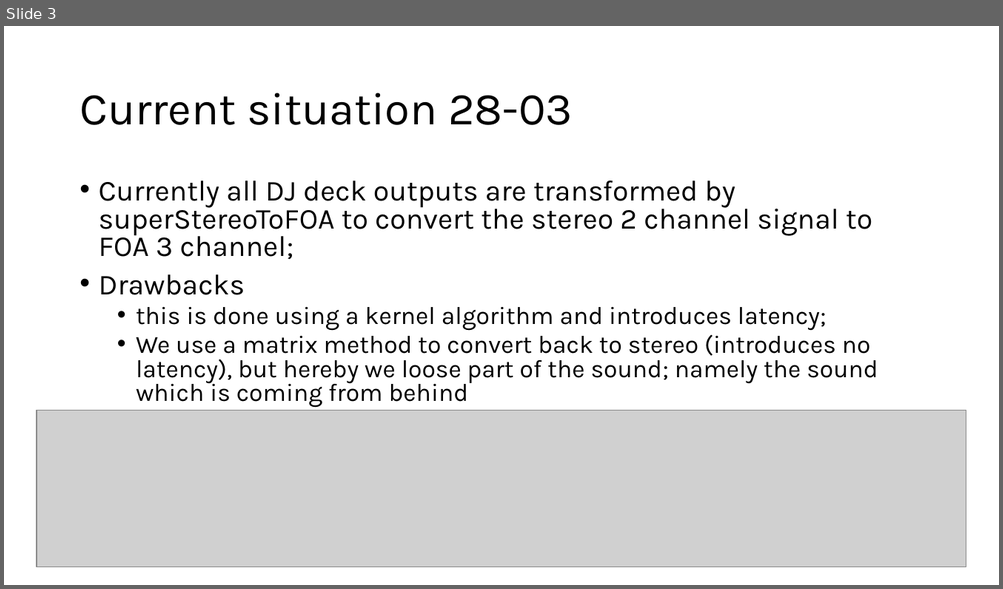
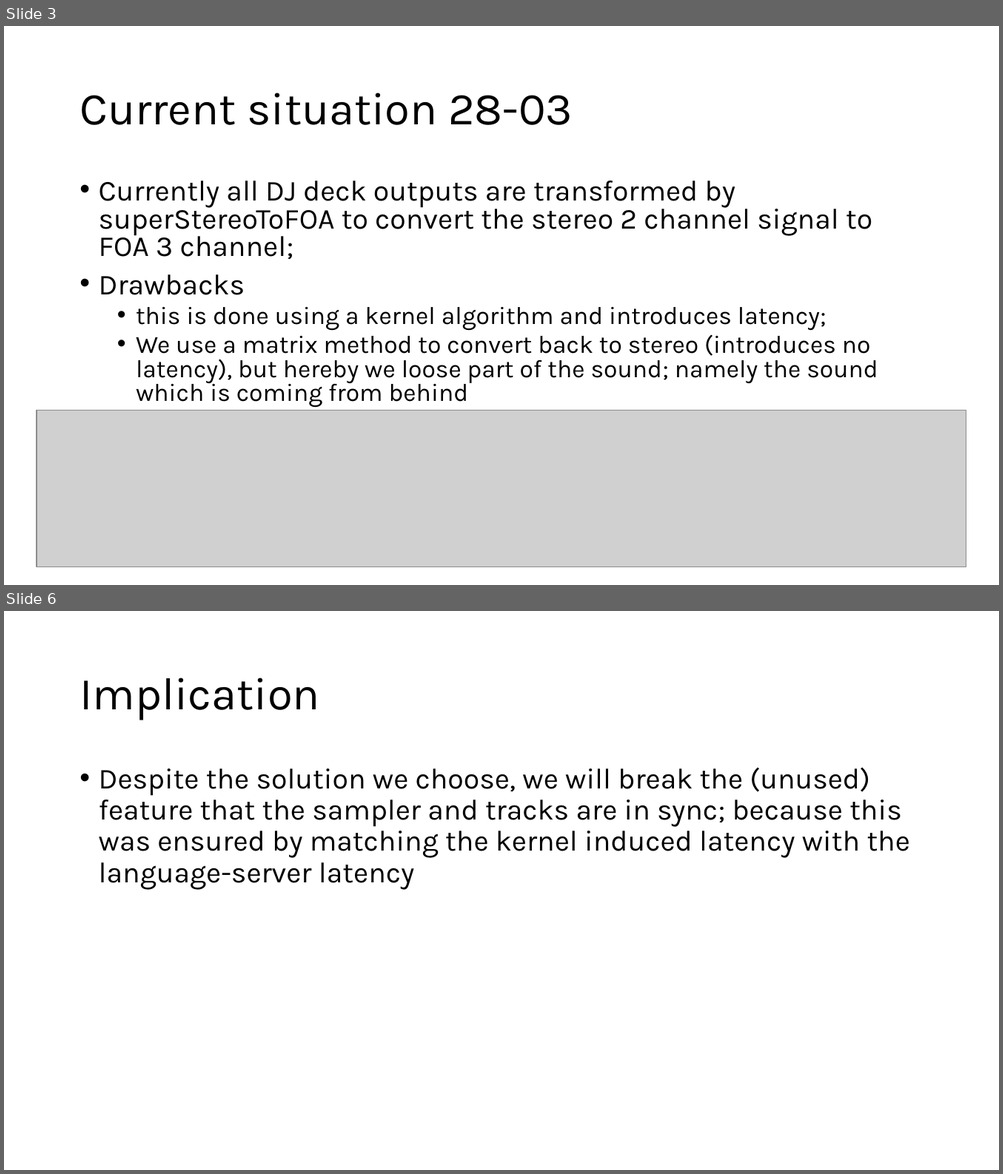
Before and after one commit to pier3100/SUDJ-peripheral, a slide deck: Design Log/Surround Sound.pptx. Shown one above the other, each under a label of ours: slide 3 before the commit, slides 3 and 6 after it; the slides between them are not shown. The pictures are 1003x589 and 1003x1174 pixels, drawn with LibreOffice and Linux fonts; fonts in the diff are those of the drawing; grey boxes stand for pictures. Boxes give left, top, right and bottom in pixels: in the first picture for what was removed or moved away, otherwise in the second. Text is boxed around its words. In the diff, an @@ line names an element or a change of style, - is before the commit and + after.

```diff
--- a/Design Log/Surround Sound.pptx
+++ b/Design Log/Surround Sound.pptx
@@ slide 6 added at <box>4,611,999,1170</box>, background #FFFFFF @@
@@ title added at <box>79,678,319,721</box>, 44 pt, text #000000 @@
+Implication
@@ text added at <box>99,767,910,890</box>, 28 pt, text #000000 @@
+• Despite the solution we choose, we will break the (unused) feature that the sampler and tracks are in sync; because this was ensured by matching the kernel induced latency with the language-server latency
```
Also in this commit, not shown: 3 other slides added, 7 other files.
